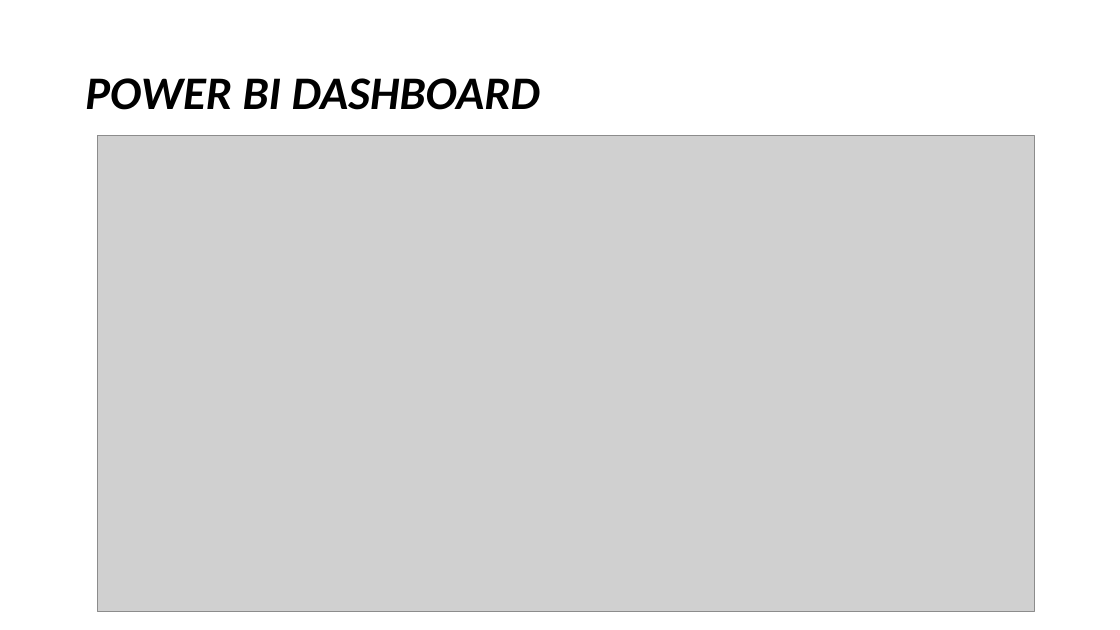
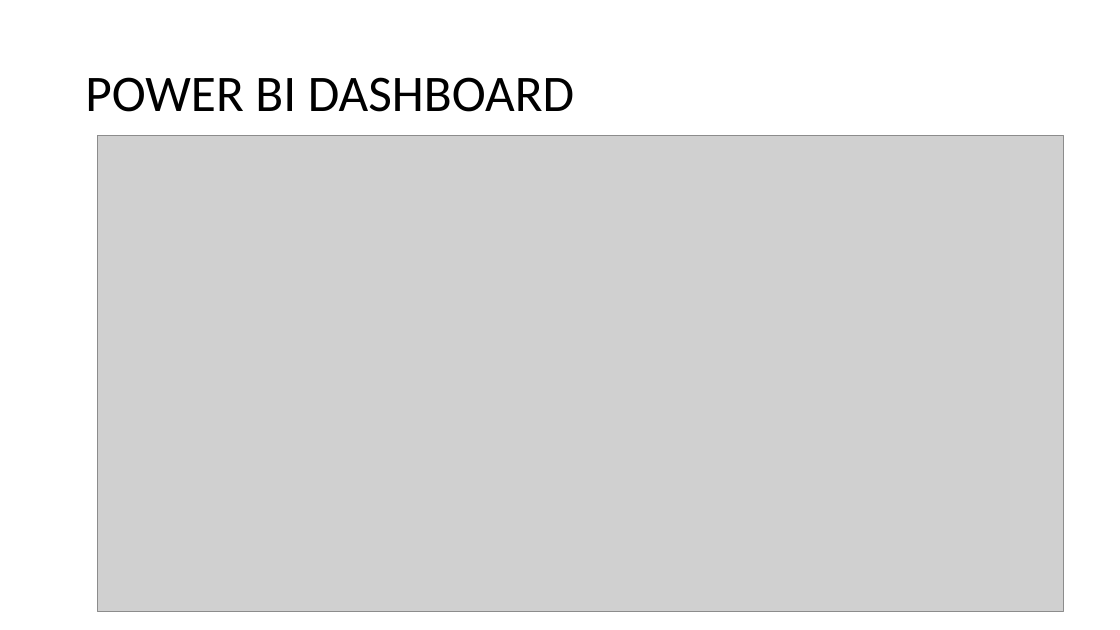
Before and after one commit to PurnimaChandel/Final-Project, a slide deck: slide 5 of Final_presentation.pptx. Drawn at 1120x630 pixels with LibreOffice and Linux fonts; fonts in the diff are those of the drawing; grey boxes stand for pictures. Boxes give left, top, right and bottom in pixels: in the first picture for what was removed or moved away, otherwise in the second. Text is boxed around its words. In the diff, an @@ line names an element or a change of style, - is before the commit and + after.

```diff
--- a/Final_presentation.pptx
+++ b/Final_presentation.pptx
@@ title "POWER BI DASHBOARD" at (85, 77, 574, 112): size 40 to 44 pt, bold off, italic off @@
@@ picture: place and size @@
-picture at (97, 135, 1035, 612)
+picture at (97, 135, 1064, 612)
```
Also in this commit, not shown: 8 other slides changed.
